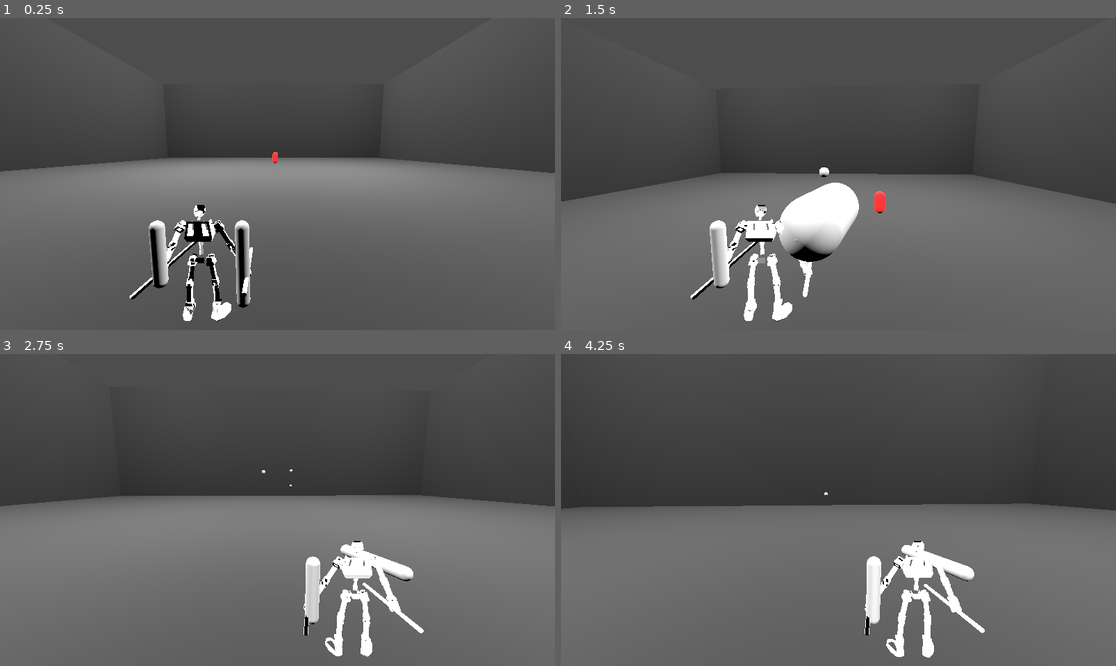
Above: before the commit, frames 1-4 (two rows, left to right).
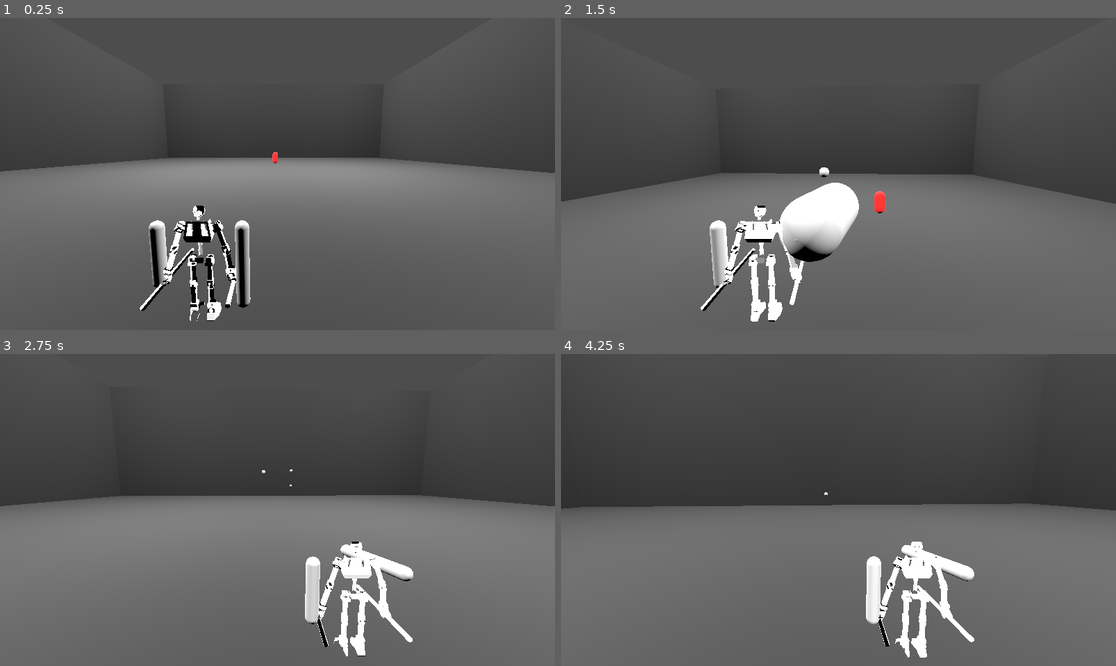
Above: after the commit, the same moments.

Repository: SKeppinger/brickbot-beatdown
Game: Godot game, scene res://demo/demo_arena.tscn
The game is run twice, just before and just after one commit, with the same random seed, the same clock (stepped at 60 frames per second) and the same inputs. This scene is started directly instead of the project's main scene.
Inputs (mouse positions are in pixels of both pictures, inside the frame that each line leads up to):
- Up to frame 1 (0.25 s): no input
- Up to frame 2 (1.5 s): tap Enter at 0.5 s; move the mouse to (866, 174) at 0.52 s; press the mouse at (866, 174) at 0.53 s; hold W (move_forward) from 0.53 s (still down); tap Space (jump) at 0.77 s; right-click (866, 174) at 0.8 s; move the mouse to (810, 174) at 1.27 s; release the mouse at (810, 174) at 1.28 s; right-click (810, 174) at 1.35 s
- Up to frame 3 (2.75 s): keep holding W (move_forward); tap Space (jump) at 1.52 s; click (249, 510) at 1.55 s; move the mouse to (288, 503) at 2.02 s; hold Right mouse button (right_ability) from 2.03 s (still down); tap X (change_shoulder) at 2.1 s
- Up to frame 4 (4.25 s): keep holding W (move_forward); move the mouse to (832, 516) at 2.77 s; release Right mouse button (right_ability) at 2.78 s; click (832, 516) at 2.85 s; tap Space (jump) at 3.02, 3.77 s; move the mouse to (877, 513) at 3.52 s; hold Right mouse button (right_ability) from 3.53 s (still down)

The runs differ from the first frame. In frame 1, 1.7% of the frame differs, in the area x 23-46%, y 59-98%; in frame 2, 1.6%; in frame 3, 1.7%; in frame 4, 1.7%.

Commit message:
replaced game model with new brickbot

Diff:
--- a/attachments/melee_attachment.gd
+++ b/attachments/melee_attachment.gd
@@ -64,7 +64,7 @@
 		attack_spawn.add_child(atk)
 
 		##play animation test
-		target_anim_player.play("metarigAction")
+		target_anim_player.play("Melee-Left")
 
 		## Start the cooldown
 		cooldown = attack_cooldown
--- a/demo/player.tscn
+++ b/demo/player.tscn
@@ -1,7 +1,8 @@
-[gd_scene load_steps=6 format=3 uid="uid://d1d35a4aiirdi"]
+[gd_scene load_steps=7 format=3 uid="uid://d1d35a4aiirdi"]
 
 [ext_resource type="Script" uid="uid://bbhrg8i6qpd4i" path="res://demo/player.gd" id="1_euw2q"]
 [ext_resource type="PackedScene" uid="uid://ceuf45tbqi1rd" path="res://attachments/ranged_attachment.tscn" id="2_giqk6"]
+[ext_resource type="PackedScene" uid="uid://cjqh8oojt61a3" path="res://assets/character/demo_model/char_brickbot_1.glb" id="2_pdims"]
 [ext_resource type="PackedScene" uid="uid://debxgxhqpgpf1" path="res://attachments/melee_attachment.tscn" id="3_yji6d"]
 [ext_resource type="PackedScene" uid="uid://b7syin4csi1kt" path="res://assets/character/demo_model/melee_left_timing.glb" id="4_uuw2b"]
 
@@ -10,6 +11,18 @@
 [node name="Player" type="CharacterBody3D" groups=["player"]]
 collision_mask = 7
 script = ExtResource("1_euw2q")
+
+[node name="char_brickbot_1" parent="." instance=ExtResource("2_pdims")]
+transform = Transform3D(-1, 0, -8.742278e-08, 0, 1, 0, 8.742278e-08, 0, -1, 0, -1.1204621, 0)
+
+[node name="Skeleton3D" parent="char_brickbot_1/metarig" index="0"]
+bones/3/rotation = Quaternion(-0.0016382344, 0.013940774, -0.9897335, 0.14223386)
+bones/5/rotation = Quaternion(-0.072738804, 0.9544648, 0.017236829, -0.28880617)
+bones/6/rotation = Quaternion(-0.0016780565, -0.013922628, 0.9887918, 0.14864105)
+bones/7/rotation = Quaternion(0.058677543, 0.0727655, 0.1082252, 0.98972195)
+bones/8/rotation = Quaternion(0.19054742, 0.90246534, -0.048702113, 0.3832443)
+bones/9/rotation = Quaternion(0.9999852, -0.00021410994, -9.582519e-05, -0.0054339655)
+bones/12/rotation = Quaternion(0.9999852, 0.00021410857, 9.606176e-05, -0.005433965)
 
 [node name="CollisionShape3D" type="CollisionShape3D" parent="."]
 shape = SubResource("CapsuleShape3D_kegl3")
@@ -33,10 +46,11 @@
 transform = Transform3D(1, 0, 0, 0, 1, 0, 0, 0, 1, 0.6, 0, 0)
 
 [node name="MeleeAttachment" parent="RightArmAttachment" node_paths=PackedStringArray("target_anim_player") instance=ExtResource("3_yji6d")]
-target_anim_player = NodePath("../../melee_left_timing/AnimationPlayer")
+target_anim_player = NodePath("../../char_brickbot_1/AnimationPlayer")
 
 [node name="melee_left_timing" parent="." instance=ExtResource("4_uuw2b")]
 transform = Transform3D(-1, 0, -8.742278e-08, 0, 1, 0, 8.742278e-08, 0, -1, 0.06248331, -1.09346, 0)
+visible = false
 
 [node name="metarig" parent="melee_left_timing" index="0"]
 transform = Transform3D(1, 0, 0, 0, 1, 0, 0, 0, 1, 0.050854594, -0.024490476, 1.1210122e-08)
@@ -55,4 +69,5 @@
 bones/12/rotation = Quaternion(-0.00867633, -0.025505103, -0.06490075, 0.997528)
 bones/13/rotation = Quaternion(-0.45424265, 0.2523761, 0.14647816, 0.84173274)
 
+[editable path="char_brickbot_1"]
 [editable path="melee_left_timing"]
Binary file added: assets/character/demo_model/char_brickbot_1.glb
Not shown, added: assets/character/demo_model/char_brickbot_1.glb.import
Not shown, changed: assets/character/brickbot/char_brickbot_1.blend
Not shown, changed: assets/character/brickbot/char_brickbot_1.blend1
